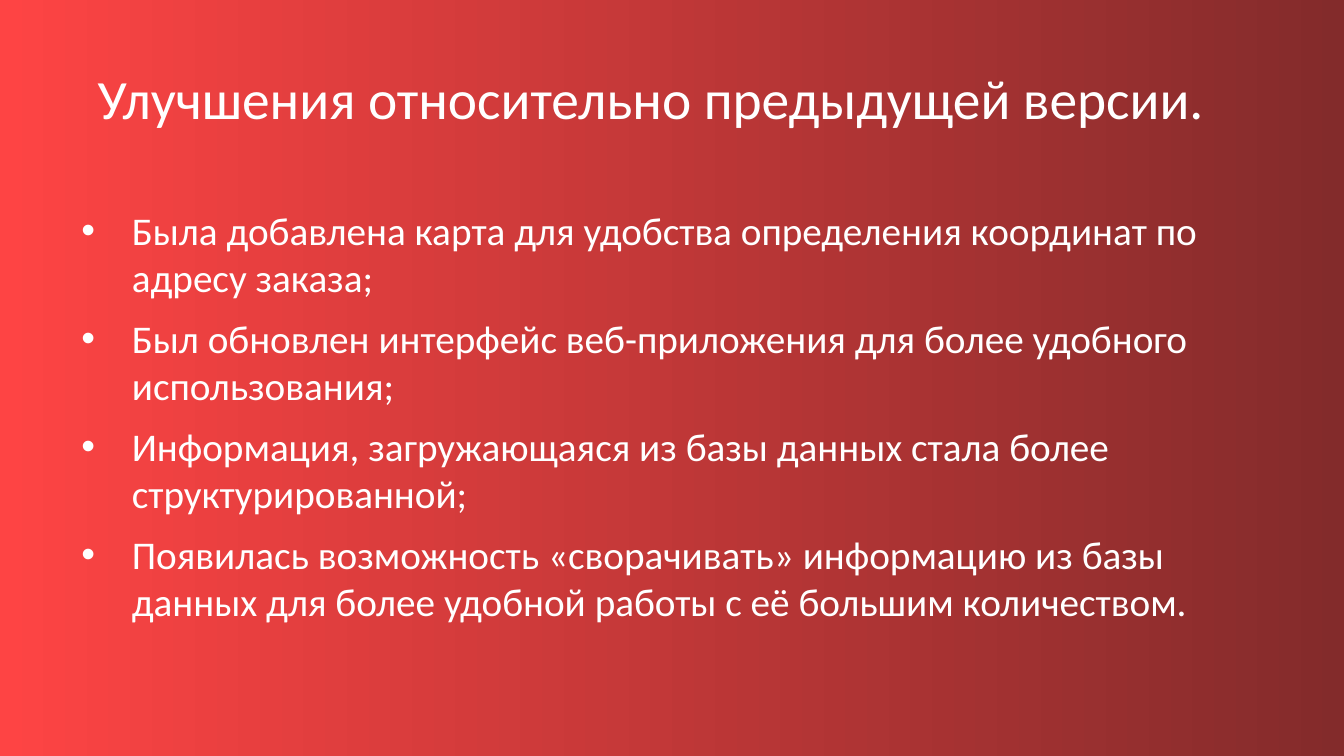
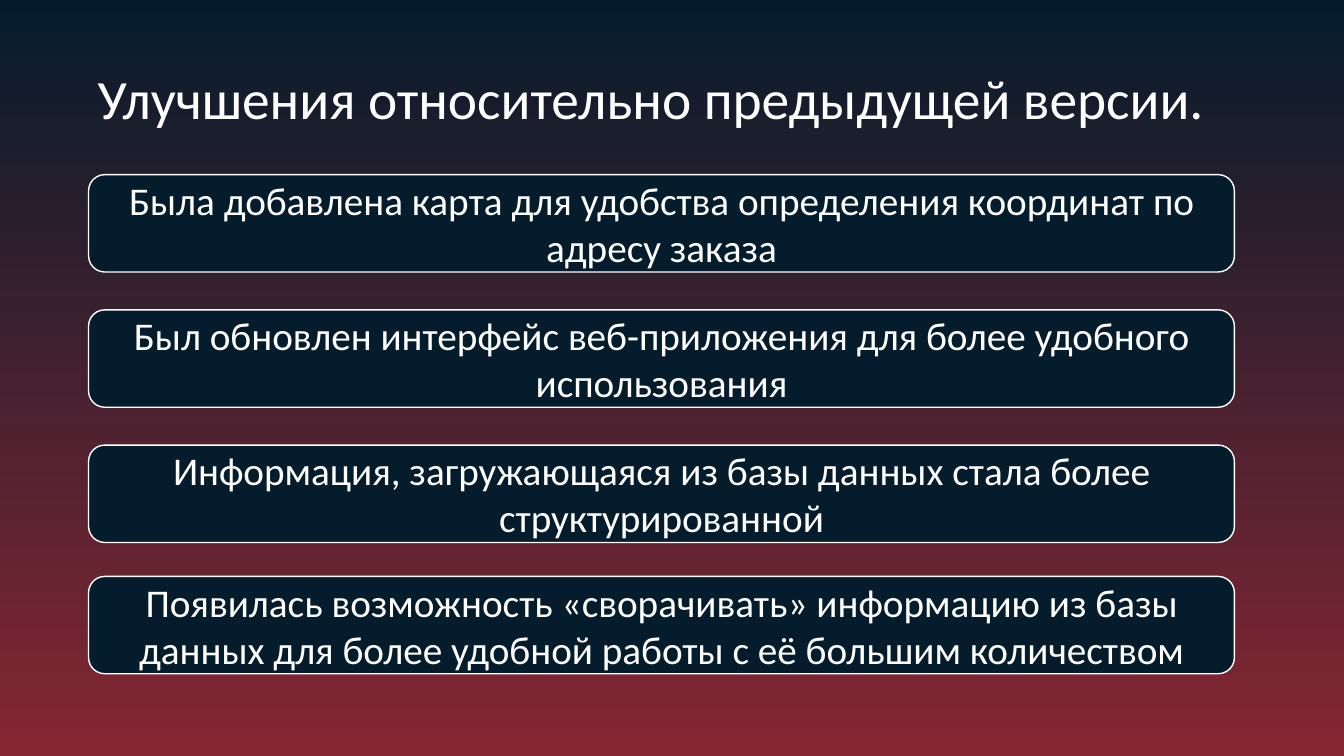
Before and after one commit to artemnaplavkov/Samokat_Website, a slide deck: slide 11 of Проект самокат bruh.pptx. Drawn at 1344x756 pixels with LibreOffice and Linux fonts; fonts in the diff are those of the drawing. Boxes give left, top, right and bottom in pixels: in the first picture for what was removed or moved away, otherwise in the second. Text is boxed around its words. In the diff, an @@ line names an element or a change of style, - is before the commit and + after.

```diff
--- a/Проект самокат bruh.pptx
+++ b/Проект самокат bruh.pptx
@@ background gradient #FE4444 to #832B2B to gradient #051C2C to #862633 @@
@@ rounded rectangle added at [89,174,1235,272], fill #051C2C, outline #FFFFFF 1 pt, 28 pt, text #FFFFFF @@
+Была добавлена карта для удобства определения координат по адресу заказа
@@ text removed at [132,218,1197,623] @@
-• Была добавлена карта для удобства определения координат по адресу заказа;
-• Был обновлен интерфейс веб-приложения для более удобного использования;
-• Информация, загружающаяся из базы данных стала более структурированной;
-• Появилась возможность «сворачивать» информацию из базы данных для более удобной работы с её большим количеством.
@@ rounded rectangle added at [89,310,1235,407], fill #051C2C, outline #FFFFFF 1 pt, 28 pt, text #FFFFFF @@
+Был обновлен интерфейс веб-приложения для более удобного использования
@@ rounded rectangle added at [89,446,1235,543], fill #051C2C, outline #FFFFFF 1 pt, 28 pt, text #FFFFFF @@
+Информация, загружающаяся из базы данных стала более структурированной
@@ rounded rectangle added at [89,577,1235,675], fill #051C2C, outline #FFFFFF 1 pt, 28 pt, text #FFFFFF @@
+Появилась возможность «сворачивать» информацию из базы данных для более удобной работы с её большим количеством
```
Also in this commit, not shown: 11 other slides changed.
